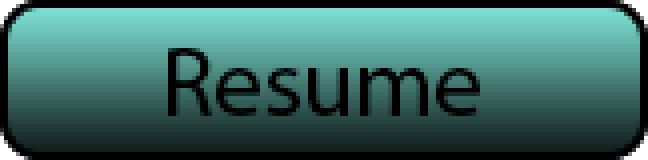
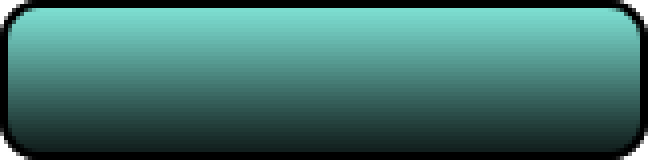
Layered file, before and after one edit (648x160). Changes by layer:
removed layer "Resume" over [168, 48, 480, 116]
